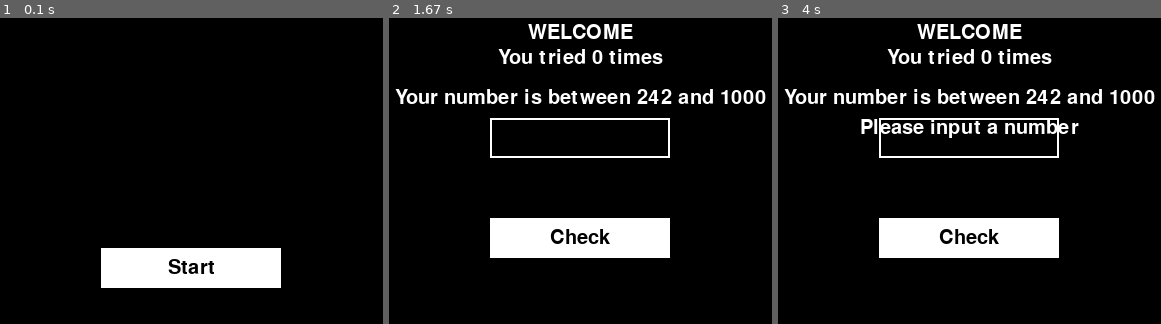
Above: before the commit, frames 1-3 (left to right).
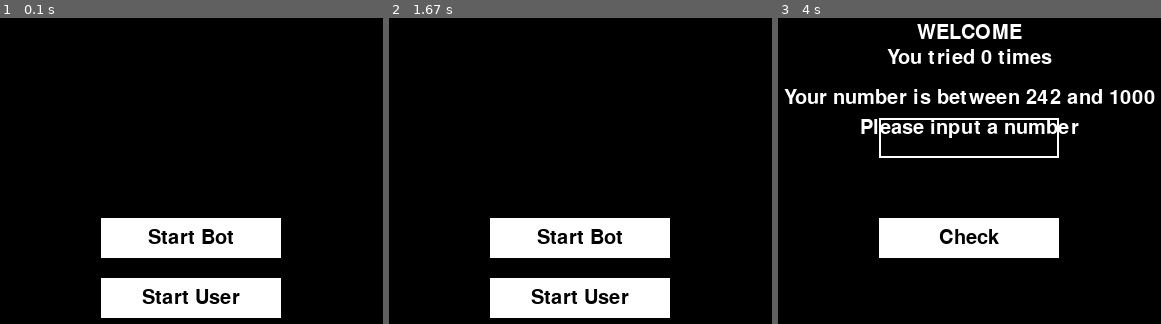
Above: after the commit, the same moments.

Repository: KaL844/pygame-guess_the_number
Game: pygame game, started from main.py
Same seed, same stepped clock (60 frames per second), same inputs: the game is played once before the commit and once after it.
Inputs (mouse positions are in pixels of both pictures, inside the frame that each line leads up to):
- Up to frame 1 (0.1 s): no input
- Up to frame 2 (1.67 s): click (580, 268) at 0.95 s, where only the run before the commit has a clickable "Start"; tap 1 at 1.23 s
- Up to frame 3 (4 s): tap Enter at 2.13 s; click (931, 238) at 3.65 s

The runs differ from the first frame. In frame 1, 11% of the frame differs, in the area x 26-74%, y 65-99%; in frame 2, 11%; in frame 3, nothing differs.

Commit message:
[add] new mode

Diff:
--- /dev/null
+++ b/conf/game/GameUserScene.json
@@ -0,0 +1,39 @@
+{
+    "titleLabel": {
+        "text": "WELCOME",
+        "posX": 250,
+        "posY": 5,
+        "align": "TOP_CENTER"
+    },
+
+    "questionLabel": {
+        "text": "What do you think your number is?",
+        "posX": 250,
+        "posY": 70,
+        "align": "TOP_CENTER"
+    },
+
+    "messageLabel": {
+        "posX": 250,
+        "posY": 100,
+        "align": "TOP_CENTER"
+    },
+
+    "countLabel": {
+        "posX": 250,
+        "posY": 30,
+        "align": "TOP_CENTER"
+    },
+
+    "answerInput": {
+        "posX": 160,
+        "posY": 100,
+        "padding": [10, 10, 10, 10]
+    },
+
+    "checkBtn": {
+        "text": "Check",
+        "posX": 160,
+        "posY": 200
+    }
+}
--- a/conf/game/StartScene.json
+++ /dev/null
@@ -1,9 +0,0 @@
-{
-    "startBtn": {
-        "width": 180,
-        "height": 40,
-        "posX": 160,
-        "posY": 230,
-        "text": "Start"
-    }
-}
--- /dev/null
+++ b/conf/lobby/StartScene.json
@@ -0,0 +1,17 @@
+{
+    "startBotHostBtn": {
+        "width": 180,
+        "height": 40,
+        "posX": 160,
+        "posY": 200,
+        "text": "Start Bot"
+    },
+
+    "startUserHostBtn": {
+        "width": 180,
+        "height": 40,
+        "posX": 160,
+        "posY": 260,
+        "text": "Start User"
+    }
+}
--- a/main.py
+++ b/main.py
@@ -3,7 +3,7 @@
 import utils.constants as constants
 import components.scene as scene
 
-from modules.game.scenes import StartScene
+from modules.lobby.scenes import StartScene
 
 pygame.init()
 WINDOW = pygame.display.set_mode((constants.WIDTH, constants.HEIGHT))
--- a/modules/game/scenes.py
+++ b/modules/game/scenes.py
@@ -9,53 +9,19 @@
 from utils.logger import Logger
 import utils.constants as constants
 
-class StartScene(Scene):
-    CONFIG_FILE = "conf/game/StartScene.json"
-
+class GameBotScene(Scene):
     _instance = None
 
+    logger = Logger(__name__).getInstance()
+
+    CONFIG_FILE = "conf/game/GameBotScene.json"
+
+    VALID_ANSWER_INPUT = [pygame.K_0, pygame.K_1, pygame.K_2, pygame.K_3, pygame.K_4, pygame.K_5, pygame.K_6, pygame.K_7, pygame.K_8, pygame.K_9]
+
     def __init__(self) -> None:
-        StartScene._instance = self
-
-        self.sceneMgr = None
-
-        self.conf = JsonReader.load(StartScene.CONFIG_FILE)
-
-        self.startBtn: Button = Button(conf=self.conf["startBtn"])
-
-        self.init()
-
-    def init(self) -> None:
-        self.sceneMgr = SceneManager.getInstance()
-
-        self.startBtn.addEventListener(MouseEvent.ON_CLICK, self.onStartClick)
-
-    def draw(self, screen: pygame.surface.Surface) -> None:
-        screen.fill(constants.BACKGROUND_COLOR)
-        self.startBtn.draw(screen)
-
-    def onStartClick(self):
-        self.sceneMgr.push(GameScene.getInstance())
-
-    @staticmethod
-    def getInstance():
-        if (StartScene._instance == None):
-            StartScene()
-        return StartScene._instance
-
-class GameScene(Scene):
-    _instance = None
-
-    logger = Logger(__name__).getInstance()
-
-    CONFIG_FILE = "conf/game/GameScene.json"
-
-    VALID_ANSWER_INPUT = [pygame.K_0, pygame.K_1, pygame.K_2, pygame.K_3, pygame.K_4, pygame.K_5, pygame.K_6, pygame.K_7, pygame.K_8, pygame.K_9]
-
-    def __init__(self) -> None:
-        GameScene._instance = self
-
-        self.conf = JsonReader.load(GameScene.CONFIG_FILE)
+        GameBotScene._instance = self
+
+        self.conf = JsonReader.load(GameBotScene.CONFIG_FILE)
 
         self.sceneMgr = None
         self.logic: GameLogic = GameLogic.getInstance()
@@ -84,7 +50,7 @@
             if event.key == pygame.K_BACKSPACE:
                 self.answerInput.popText()
                 return
-            if event.key not in GameScene.VALID_ANSWER_INPUT:
+            if event.key not in GameBotScene.VALID_ANSWER_INPUT:
                 return
 
             self.answerInput.pushText(event.unicode)
@@ -112,7 +78,7 @@
             return
 
         checkResult: CheckResult = self.logic.checkAnswer(int(answer))
-        GameScene.logger.info("GameScene.onCheckClick. checkResult={}".format(checkResult))
+        GameBotScene.logger.info("GameBotScene.onCheckClick. checkResult={}".format(checkResult))
         if checkResult == CheckResult.EQUAL:
             self.sceneMgr.push(EndScene.getInstance())
             return
@@ -126,10 +92,100 @@
         self.answerInput.clearText()
 
     @staticmethod
-    def getInstance() -> "GameScene":
-        if GameScene._instance is None:
-            GameScene()
-        return GameScene._instance
+    def getInstance() -> "GameBotScene":
+        if GameBotScene._instance is None:
+            GameBotScene()
+        return GameBotScene._instance
+
+
+class GameUserScene(Scene):
+    _instance = None
+
+    logger = Logger(__name__).getInstance()
+
+    CONFIG_FILE = "conf/game/GameUserScene.json"
+
+    VALID_ANSWER_INPUT = [pygame.K_0, pygame.K_1, pygame.K_2, pygame.K_3, pygame.K_4, pygame.K_5, pygame.K_6, pygame.K_7, pygame.K_8, pygame.K_9]
+
+    def __init__(self) -> None:
+        GameUserScene._instance = self
+
+        self.conf = JsonReader.load(GameUserScene.CONFIG_FILE)
+
+        self.sceneMgr = None
+        self.logic: GameLogic = GameLogic.getInstance()
+
+        self.titleLabel: Label = Label(conf=self.conf["titleLabel"])
+        self.questionLabel: Label = Label(conf=self.conf["questionLabel"])
+        self.messageLabel: Label = Label(conf=self.conf["messageLabel"])
+        self.countLabel: Label = Label(conf=self.conf["countLabel"])
+        self.answerInput: InputTextBox = InputTextBox(conf=self.conf["answerInput"])
+        self.checkBtn: Button = Button(conf=self.conf["checkBtn"])
+
+        self.init()
+
+    def init(self) -> None:
+        self.sceneMgr = SceneManager.getInstance()
+
+        self.checkBtn.addEventListener(MouseEvent.ON_CLICK, self.onCheckClick)
+
+    def onEnter(self) -> None:
+        self.clear()
+
+        self.logic.start()
+
+    def input(self, event: pygame.event.Event) -> None:
+        if event.type == pygame.KEYDOWN:
+            if event.key == pygame.K_BACKSPACE:
+                self.answerInput.popText()
+                return
+            if event.key not in GameUserScene.VALID_ANSWER_INPUT:
+                return
+
+            self.answerInput.pushText(event.unicode)
+
+    def draw(self, screen: pygame.surface.Surface) -> None:
+        screen.fill(constants.BACKGROUND_COLOR)
+
+        self.titleLabel.draw(screen)
+
+        self.questionLabel.setText("Your number is between {} and {}".format(self.logic.getLowerHint(), self.logic.getUpperHint()))
+        self.questionLabel.draw(screen)
+
+        self.countLabel.setText("You tried {} times".format(self.logic.getCount()))
+        self.countLabel.draw(screen)
+
+        self.messageLabel.draw(screen)
+        self.answerInput.draw(screen)
+        self.checkBtn.draw(screen)
+
+    def onCheckClick(self) -> None:
+        answer = self.answerInput.getText()
+
+        if answer == "":
+            self.messageLabel.setText("Please input a number")
+            return
+
+        checkResult: CheckResult = self.logic.checkAnswer(int(answer))
+        GameUserScene.logger.info("GameUserScene.onCheckClick. checkResult={}".format(checkResult))
+        if checkResult == CheckResult.EQUAL:
+            self.sceneMgr.push(EndScene.getInstance())
+            return
+
+        self.answerInput.clearText()
+        self.messageLabel.clearText()
+
+    def clear(self) -> None:
+        self.questionLabel.clearText()
+        self.messageLabel.clearText()
+        self.answerInput.clearText()
+
+    @staticmethod
+    def getInstance() -> "GameUserScene":
+        if GameUserScene._instance is None:
+            GameUserScene()
+        return GameUserScene._instance
+
 
 class EndScene(Scene):
     CONFIG_FILE = "conf/game/EndScene.json"
@@ -161,6 +217,7 @@
         self.returnBtn.draw(screen)
 
     def onReturnClick(self):
+        from modules.lobby.scenes import StartScene
         self.sceneMgr.push(StartScene.getInstance())
 
     @staticmethod
--- /dev/null
+++ b/modules/lobby/scenes.py
@@ -0,0 +1,48 @@
+import pygame
+from components.button import Button
+from components.scene import Scene, SceneManager
+from modules.game.scenes import GameBotScene, GameUserScene
+from utils.enum_types import MouseEvent
+from utils.json_reader import JsonReader
+import utils.constants as constants
+
+
+class StartScene(Scene):
+    CONFIG_FILE = "conf/lobby/StartScene.json"
+
+    _instance = None
+
+    def __init__(self) -> None:
+        StartScene._instance = self
+
+        self.sceneMgr = None
+
+        self.conf = JsonReader.load(StartScene.CONFIG_FILE)
+
+        self.startBotHostBtn: Button = Button(conf=self.conf["startBotHostBtn"])
+        self.startUserHostBtn: Button = Button(conf=self.conf["startUserHostBtn"])
+
+        self.init()
+
+    def init(self) -> None:
+        self.sceneMgr = SceneManager.getInstance()
+
+        self.startBotHostBtn.addEventListener(MouseEvent.ON_CLICK, self.onStartBotHostClick)
+        self.startUserHostBtn.addEventListener(MouseEvent.ON_CLICK, self.onStartUserHostClick)
+
+    def draw(self, screen: pygame.surface.Surface) -> None:
+        screen.fill(constants.BACKGROUND_COLOR)
+        self.startBotHostBtn.draw(screen)
+        self.startUserHostBtn.draw(screen)
+
+    def onStartBotHostClick(self):
+        self.sceneMgr.push(GameBotScene.getInstance())
+
+    def onStartUserHostClick(self):
+        self.sceneMgr.push(GameUserScene.getInstance())
+
+    @staticmethod
+    def getInstance():
+        if (StartScene._instance == None):
+            StartScene()
+        return StartScene._instance
Renamed: conf/game/GameScene.json -> conf/game/GameBotScene.json
